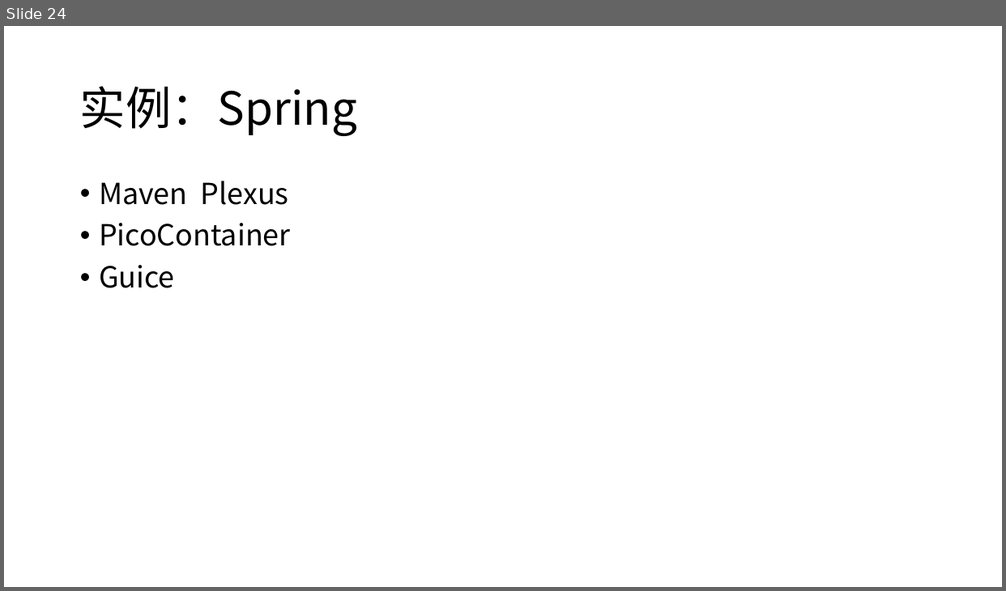
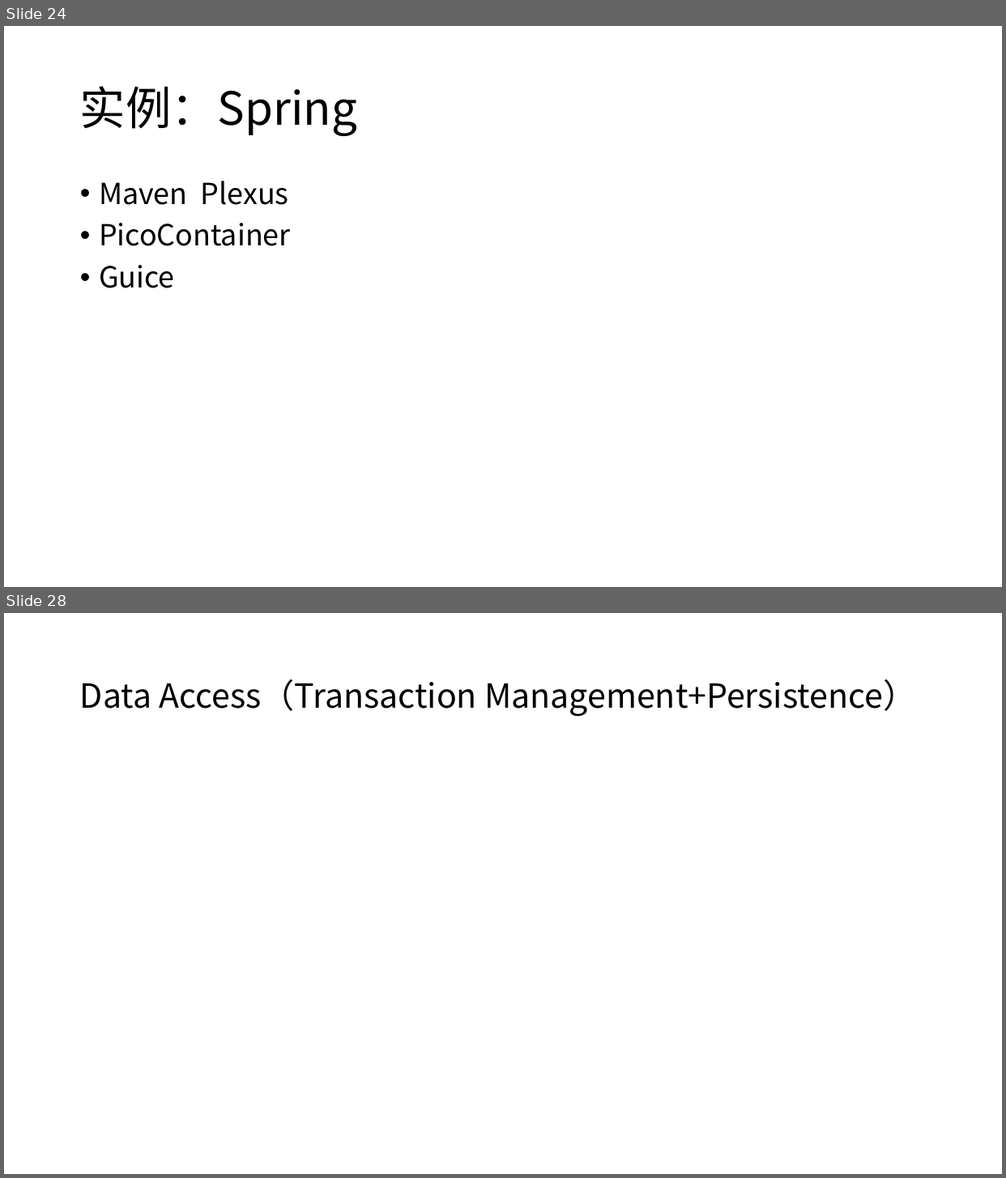
Before and after one commit to xiaozhiliaoo/my-slides, a slide deck: J2EE设计和编码指南.pptx. Shown one above the other, each under a label of ours: slide 24 before the commit, slides 24 and 28 after it; the slides between them are not shown. The pictures are 1006x591 and 1006x1178 pixels, drawn with LibreOffice and Linux fonts; fonts in the diff are those of the drawing. Boxes give left, top, right and bottom in pixels: in the first picture for what was removed or moved away, otherwise in the second. Text is boxed around its words. In the diff, an @@ line names an element or a change of style, - is before the commit and + after.

```diff
--- a/J2EE设计和编码指南.pptx
+++ b/J2EE设计和编码指南.pptx
@@ slide 28 added at box(4, 613, 1002, 1174), background #FFFFFF @@
@@ title added at box(80, 679, 917, 717), 32 pt, text #000000 @@
+Data Access（Transaction Management+Persistence）
```
Also in this commit, not shown: 2 slides changed, 5 other slides added, 1 other file.
